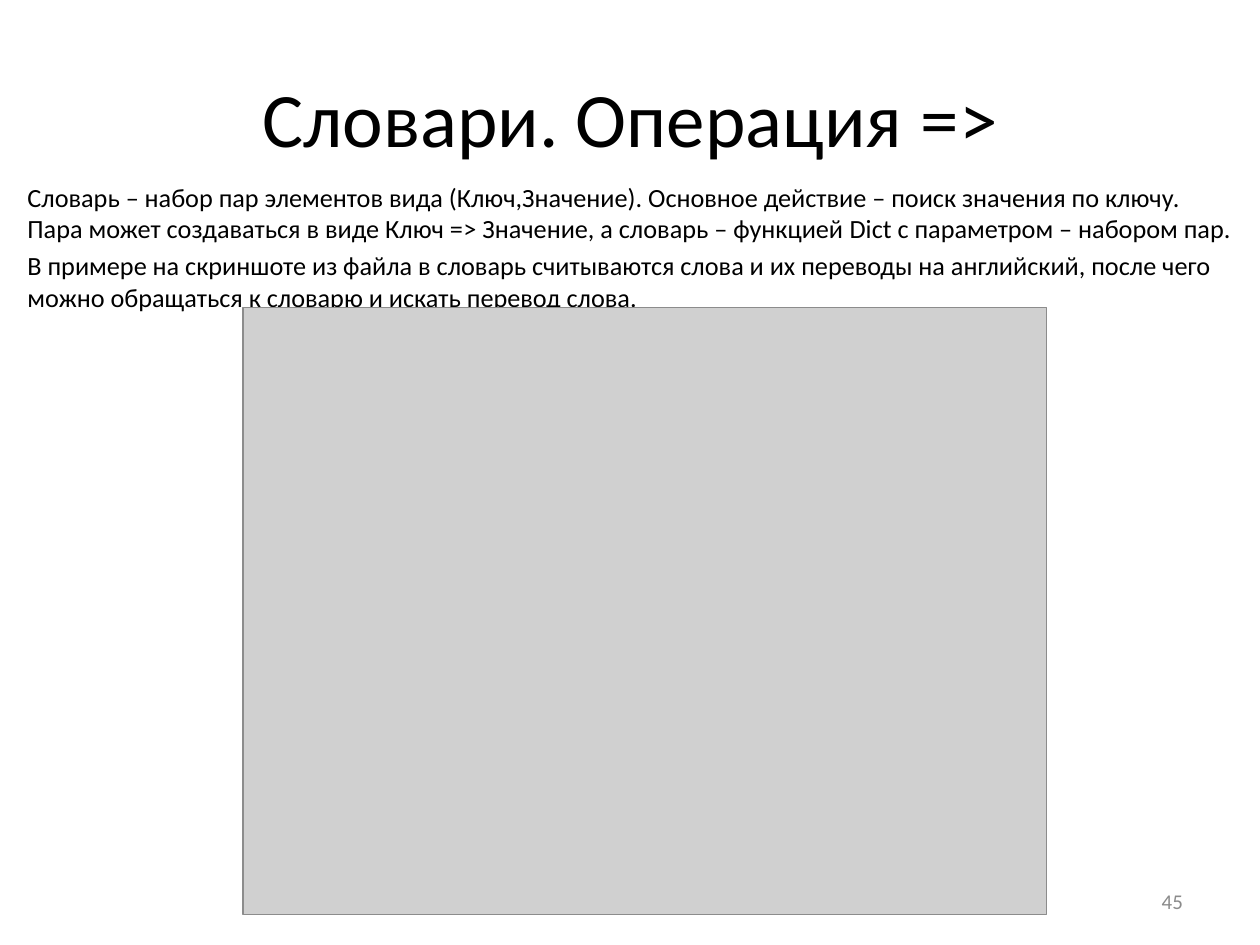
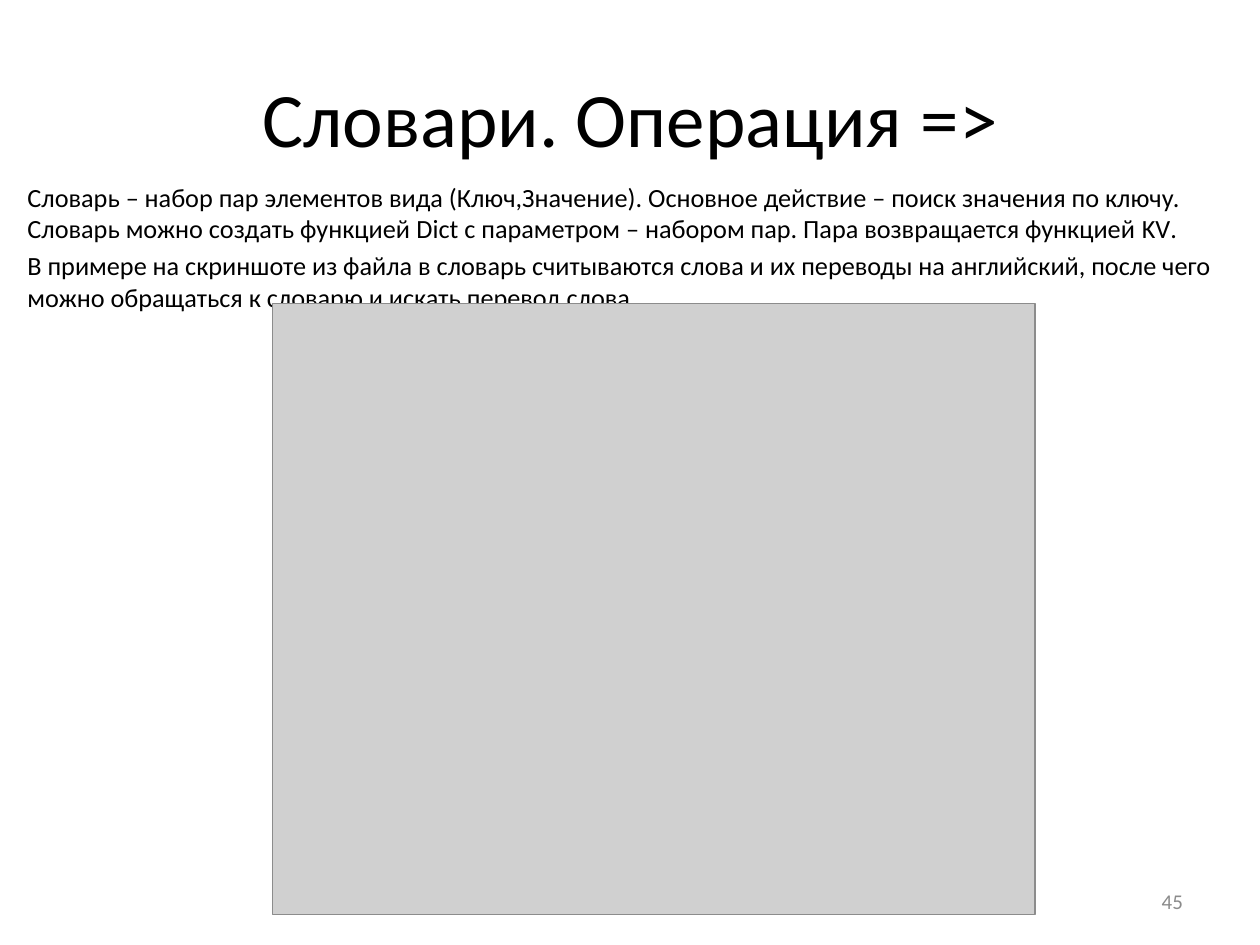
Before and after one commit to pascalabcnet/pascalabcnet, a slide deck: slide 45 of _Presentations/2015 New Features/PascalABC.NET 2015.pptx. Drawn at 1260x945 pixels with LibreOffice and Linux fonts; fonts in the diff are those of the drawing; grey boxes stand for pictures. Boxes give left, top, right and bottom in pixels: in the first picture for what was removed or moved away, otherwise in the second. Text is boxed around its words. In the diff, an @@ line names an element or a change of style, - is before the commit and + after.

```diff
--- a/_Presentations/2015 New Features/PascalABC.NET 2015.pptx
+++ b/_Presentations/2015 New Features/PascalABC.NET 2015.pptx
@@ text at [27, 188, 1180, 243]: text changed @@
-Словарь – набор пар элементов вида (Ключ,Значение). Основное действие – поиск значения по ключу. Пара может создаваться в виде Ключ => Значение, а словарь – функцией Dict с параметром – набором пар.
+Словарь – набор пар элементов вида (Ключ,Значение). Основное действие – поиск значения по ключу. Словарь можно создать функцией Dict с параметром – набором пар. Пара возвращается функцией KV.
@@ picture: place and size @@
-picture at [243, 307, 1047, 915]
+picture at [273, 304, 1036, 915]
```
Also in this commit, not shown: 1 other slide changed, 27 other files.
